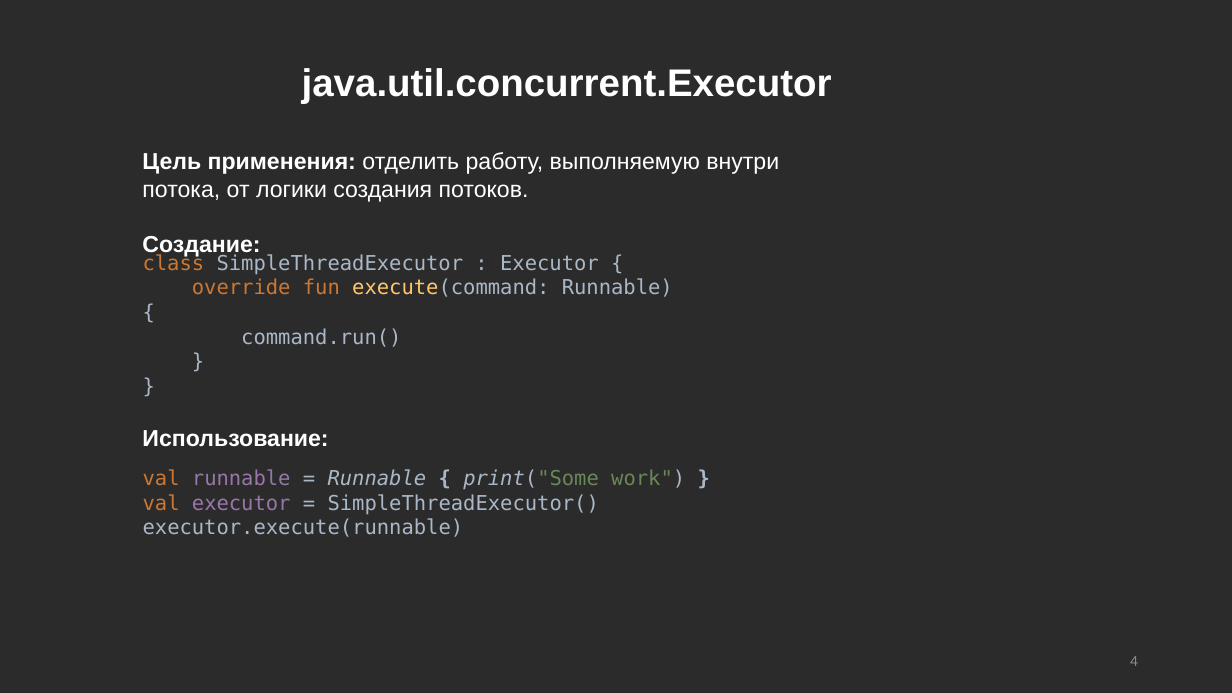
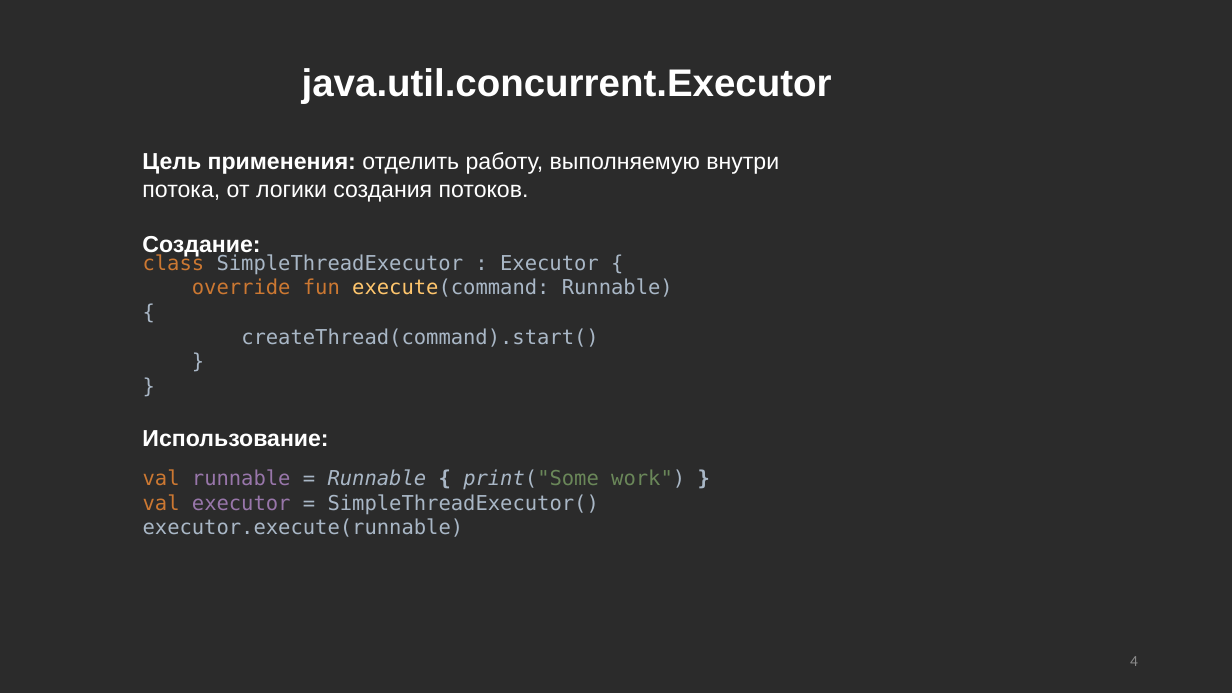
Before and after one commit to Andrey253/Multythread, a slide deck: slide 4 of Многопоточность.pptx. Drawn at 1232x693 pixels with LibreOffice and Linux fonts; fonts in the diff are those of the drawing. Boxes give left, top, right and bottom in pixels: in the first picture for what was removed or moved away, otherwise in the second. Text is boxed around its words. In the diff, an @@ line names an element or a change of style, - is before the commit and + after.

```diff
--- a/Многопоточность.pptx
+++ b/Многопоточность.pptx
@@ text at box(143, 253, 673, 347): text changed @@
-class SimpleThreadExecutor : Executor {
-override fun execute(command: Runnable) {
-command.run()
-}
-}
+class SimpleThreadExecutor : Executor {
+override fun execute(command: Runnable) {
+createThread(command).start()
+}
+}
```
Also in this commit, not shown: 1 other slide changed.
